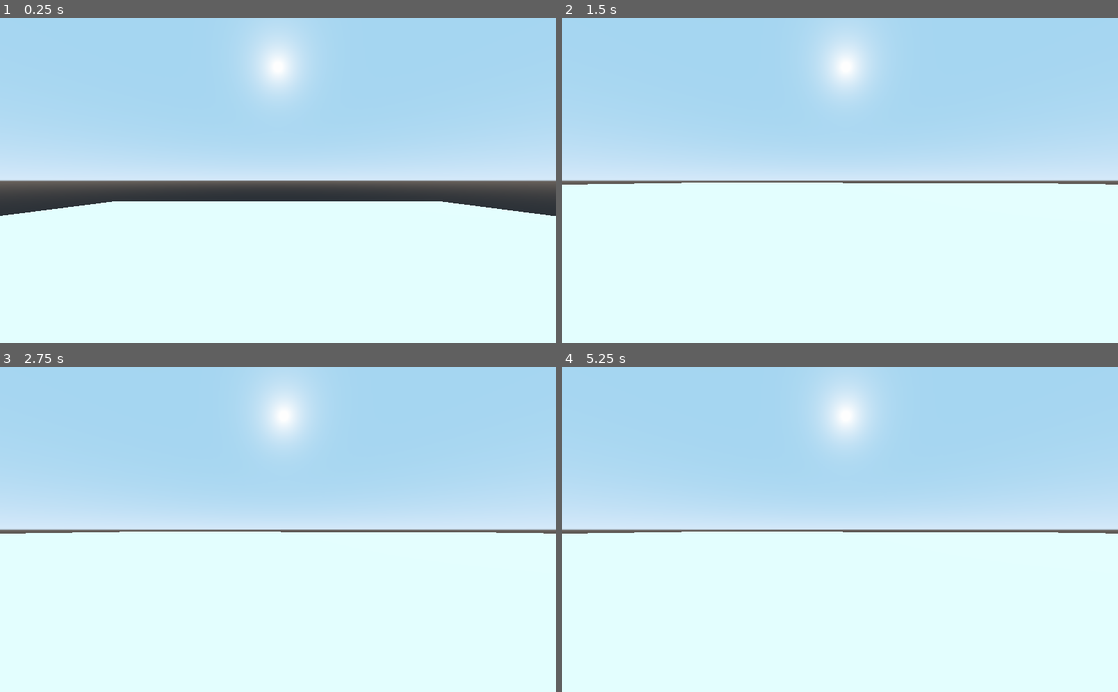
Above: before the commit, frames 1-4 (two rows, left to right).
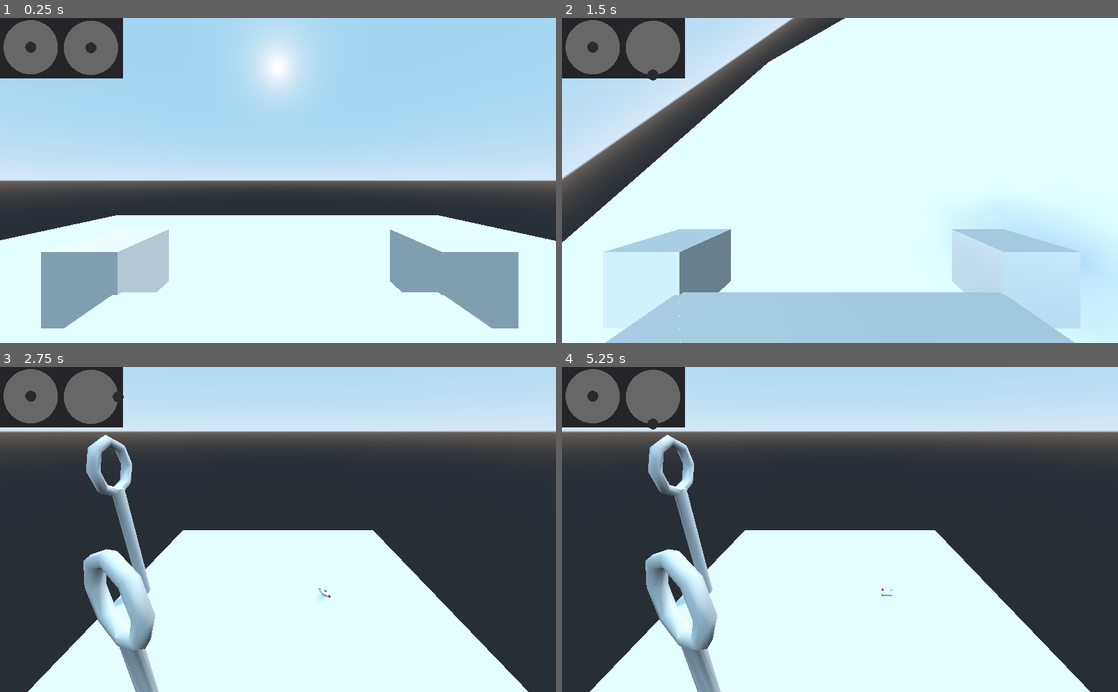
Above: after the commit, the same moments.

Repository: EmAlexander/DronePhysics
Game: Godot game, scene res://Root.tscn
The game is run twice, just before and just after one commit, with the same random seed, the same clock (stepped at 60 frames per second) and the same inputs.
Inputs:
- Up to frame 1 (0.25 s): no input
- Up to frame 2 (1.5 s): hold D (Right) 0.53-1.28 s; hold Shift (Lift) 0.53-1.28 s; tap Space (switchcams, bound only after the commit) at 0.8, 1.35 s; hold S (Backward) from 1.28 s (still down)
- Up to frame 3 (2.75 s): tap Shift (Lift) at 1.55 s; release S (Backward) at 2.03 s; hold D (Right) from 2.03 s (still down); hold X (FullStop) from 2.03 s (still down); tap Space (switchcams, bound only after the commit) at 2.3 s
- Up to frame 4 (5.25 s): release D (Right) at 2.78 s; release X (FullStop) at 2.78 s; hold W (Forward) 2.78-3.53 s; tap Shift (Lift) at 2.85, 4.35 s; hold Space (switchcams, bound only after the commit) 3.53-4.28 s; hold A (Left) 3.53-5.03 s; hold S (Backward) from 5.03 s (still down); hold Space (switchcams, bound only after the commit) from 5.03 s (still down)

The runs differ from the first frame. In frame 1, 17% of the frame differs, in the area x 0-100%, y 0-96%; in frame 2, 67%, in the area x 0-100%, y 0-100%; in frame 3, 62%; in frame 4, 62%.

Commit message:
Switched to more stable PID; Added gamepad inputs

Diff:
--- /dev/null
+++ b/ControlView.gd
@@ -0,0 +1,15 @@
+extends Panel
+
+# Called when the node enters the scene tree for the first time.
+func _ready():
+	pass # Replace with function body.
+
+# Called every frame. 'delta' is the elapsed time since the previous frame.
+func _process(delta):
+	var move = Vector2((Input.get_action_strength("Backward") - Input.get_action_strength("Forward")), (Input.get_action_strength("Right") - Input.get_action_strength("Left")))
+	var elevation = Input.get_action_strength("Down") - Input.get_action_strength("Lift")
+	var roll = Input.get_action_strength("RollRight") - Input.get_action_strength("RollLeft")
+
+	$LeftStickLimits/LeftStickAxis.position.y = elevation * 50
+	$RightStickLimits/RightStickAxis.position.x = move.y * 50
+	$RightStickLimits/RightStickAxis.position.y = move.x * 50
--- /dev/null
+++ b/ControlView.tscn
@@ -0,0 +1,42 @@
+[gd_scene load_steps=6 format=2]
+
+[ext_resource path="res://ControlView.gd" type="Script" id=1]
+
+[sub_resource type="SphereMesh" id=2]
+radius = 50.0
+height = 100.0
+
+[sub_resource type="SphereMesh" id=3]
+radius = 10.0
+height = 20.0
+
+[sub_resource type="SphereMesh" id=4]
+radius = 50.0
+height = 100.0
+
+[sub_resource type="SphereMesh" id=5]
+radius = 10.0
+height = 20.0
+
+[node name="ControlView" type="Panel"]
+margin_right = 227.0
+margin_bottom = 111.0
+script = ExtResource( 1 )
+
+[node name="LeftStickLimits" type="MeshInstance2D" parent="."]
+modulate = Color( 0.407843, 0.407843, 0.407843, 1 )
+position = Vector2( 56.603, 53.9616 )
+mesh = SubResource( 2 )
+
+[node name="LeftStickAxis" type="MeshInstance2D" parent="LeftStickLimits"]
+modulate = Color( 0.407843, 0.407843, 0.407843, 1 )
+mesh = SubResource( 3 )
+
+[node name="RightStickLimits" type="MeshInstance2D" parent="."]
+modulate = Color( 0.407843, 0.407843, 0.407843, 1 )
+position = Vector2( 167.545, 55.0936 )
+mesh = SubResource( 4 )
+
+[node name="RightStickAxis" type="MeshInstance2D" parent="RightStickLimits"]
+modulate = Color( 0.407843, 0.407843, 0.407843, 1 )
+mesh = SubResource( 5 )
--- a/Drone.gd
+++ b/Drone.gd
@@ -1,51 +1,52 @@
 extends RigidBody
+
+export (bool) var auto_roll := true
+export (float) var pitch_sensitivity := 1.0
+export (float) var yaw_sensitivty := 2.5
+export (float) var roll_sensitivty := 1.0
 
 # Called when the node enters the scene tree for the first time.
 func _ready():
 	pass # Replace with function body.
 
 var upward_force = 0.0;
+var desired_rotation = Vector3(0, 0, 0)
+
+func _integrate_forces(state):
+	var diff = rotation - desired_rotation
+
+	rotation += lerp(diff, rotation, 0.25)
+
+	#if auto_roll:
+	#	global_rotate(Vector3(0, 0, 1), lerp(global_transform.basis.get_euler().z - desired_rotation.z, 0, 1))
+
+func _input(event):
+	if event.is_action_pressed("switchcams"):
+		$Camera.current = !$Camera.current
 
 func _process(delta):
 	var forces = Vector3(0, 0, 0)
 	var applied_torque = Vector3(0, 0, 0)
 
-	if Input.is_action_pressed("Lift"):
-		upward_force += 0.05
-
-	if Input.is_action_pressed("Down"):
-		upward_force -= 0.05
-
-	if Input.is_action_pressed("Forward"):
-		applied_torque.x -= 0.001
-
-	if Input.is_action_pressed("Backward"):
-		applied_torque.x += 0.001
-
-	if Input.is_action_pressed("Left"):
-		applied_torque.y += 0.001
-
-	if Input.is_action_pressed("Right"):
-		applied_torque.y -= 0.001
-
-	if Input.is_action_pressed("RollLeft"):
-		applied_torque.z += 0.001
-
-	if Input.is_action_pressed("RollRight"):
-		applied_torque.z -= 0.001
+	var move = Vector2((Input.get_action_strength("Forward") - Input.get_action_strength("Backward")), (Input.get_action_strength("Right") - Input.get_action_strength("Left")))
+	var elevation = Input.get_action_strength("Lift") - Input.get_action_strength("Down")
+	var roll = Input.get_action_strength("RollRight") - Input.get_action_strength("RollLeft")
 
 	if Input.is_action_pressed("FullStop"):
 		upward_force = 0
 
+	if auto_roll:
+		desired_rotation.z += roll * delta * roll_sensitivty
+	else:
+		desired_rotation.z = 0
+
+	upward_force = elevation * 15
+
+	desired_rotation.y += move.y * delta * yaw_sensitivty
+	desired_rotation.x += move.x * delta * pitch_sensitivity
+
 	upward_force = clamp(upward_force, 0.0, 50)
 	forces.y += upward_force
 	forces = transform.basis.xform(forces)
-	applied_torque = transform.basis.xform(applied_torque)
-
-	print(applied_torque)
 
 	add_force(forces, Vector3(0, 0, 0))
-	#add_torque(applied_torque)
-	apply_torque_impulse(applied_torque)
-
-	print(upward_force)
--- a/Drone.tscn
+++ b/Drone.tscn
@@ -1,9 +1,17 @@
-[gd_scene load_steps=3 format=2]
+[gd_scene load_steps=6 format=2]
 
 [ext_resource path="res://Drone.gd" type="Script" id=1]
 
 [sub_resource type="BoxShape" id=1]
 extents = Vector3( 0.331159, 0.120662, 0.319739 )
+
+[sub_resource type="SpatialMaterial" id=2]
+albedo_color = Color( 0, 1, 0.109804, 1 )
+
+[sub_resource type="SpatialMaterial" id=3]
+
+[sub_resource type="SpatialMaterial" id=4]
+albedo_color = Color( 1, 0, 0, 1 )
 
 [node name="Drone" type="RigidBody"]
 script = ExtResource( 1 )
@@ -23,6 +31,7 @@
 width = 0.1
 height = 0.1
 depth = 0.1
+material = SubResource( 2 )
 
 [node name="CSGBox3" type="CSGBox" parent="CSGMesh"]
 transform = Transform( 1, 0, 0, 0, 1, 0, 0, 0, 1, 0.265178, 0.064651, -0.255603 )
@@ -35,17 +44,19 @@
 width = 0.1
 height = 0.1
 depth = 0.1
+material = SubResource( 3 )
 
 [node name="CSGBox5" type="CSGBox" parent="CSGMesh"]
 transform = Transform( 1, 0, 0, 0, 1, 0, 0, 0, 1, -0.260231, 0.064651, 0.254026 )
 width = 0.1
 height = 0.1
 depth = 0.1
+material = SubResource( 4 )
 
 [node name="DistanceToGround" type="RayCast" parent="."]
 cast_to = Vector3( 0, -5, 0 )
 
 [node name="Camera" type="Camera" parent="."]
-transform = Transform( 1, 0, 0, 0, 1, 0, 0, 0, 1, 0, 0.0220665, -0.29539 )
+transform = Transform( 1, 0, 0, 0, 1, 0, 0, 0, 1, 0, 0.208583, 0.0075396 )
 current = true
 fov = 90.0
--- a/Root.tscn
+++ b/Root.tscn
@@ -1,6 +1,7 @@
-[gd_scene load_steps=2 format=2]
+[gd_scene load_steps=3 format=2]
 
 [ext_resource path="res://Drone.tscn" type="PackedScene" id=1]
+[ext_resource path="res://ControlView.tscn" type="PackedScene" id=2]
 
 [node name="Root" type="Spatial"]
 
@@ -8,8 +9,9 @@
 use_collision = true
 
 [node name="CSGBox" type="CSGBox" parent="CSGMesh"]
+transform = Transform( 1, 0, 0, 0, 1, 0, 0, 0, 1, 0, -1.57271, 0 )
 width = 19.3327
-height = 0.0884085
+height = 1.90137
 depth = 19.6902
 
 [node name="CSGCylinder" type="CSGCylinder" parent="CSGMesh"]
@@ -42,3 +44,5 @@
 transform = Transform( 0.674451, 0.58812, 0.446352, 0, -0.604552, 0.796566, 0.738319, -0.537245, -0.407741, 0, 5.32248, 0 )
 light_energy = 0.5
 shadow_enabled = true
+
+[node name="ControlView" parent="." instance=ExtResource( 2 )]
--- a/project.godot
+++ b/project.godot
@@ -24,31 +24,31 @@
 Forward={
 "deadzone": 0.5,
 "events": [ Object(InputEventKey,"resource_local_to_scene":false,"resource_name":"","device":0,"alt":false,"shift":false,"control":false,"meta":false,"command":false,"pressed":false,"scancode":87,"unicode":0,"echo":false,"script":null)
- ]
-}
-Backward={
-"deadzone": 0.5,
-"events": [ Object(InputEventKey,"resource_local_to_scene":false,"resource_name":"","device":0,"alt":false,"shift":false,"control":false,"meta":false,"command":false,"pressed":false,"scancode":83,"unicode":0,"echo":false,"script":null)
+, Object(InputEventJoypadMotion,"resource_local_to_scene":false,"resource_name":"","device":0,"axis":3,"axis_value":-1.0,"script":null)
  ]
 }
 Left={
 "deadzone": 0.5,
 "events": [ Object(InputEventKey,"resource_local_to_scene":false,"resource_name":"","device":0,"alt":false,"shift":false,"control":false,"meta":false,"command":false,"pressed":false,"scancode":65,"unicode":0,"echo":false,"script":null)
+, Object(InputEventJoypadMotion,"resource_local_to_scene":false,"resource_name":"","device":0,"axis":2,"axis_value":-1.0,"script":null)
  ]
 }
 Right={
 "deadzone": 0.5,
 "events": [ Object(InputEventKey,"resource_local_to_scene":false,"resource_name":"","device":0,"alt":false,"shift":false,"control":false,"meta":false,"command":false,"pressed":false,"scancode":68,"unicode":0,"echo":false,"script":null)
+, Object(InputEventJoypadMotion,"resource_local_to_scene":false,"resource_name":"","device":0,"axis":2,"axis_value":1.0,"script":null)
  ]
 }
 Lift={
 "deadzone": 0.5,
 "events": [ Object(InputEventKey,"resource_local_to_scene":false,"resource_name":"","device":0,"alt":false,"shift":false,"control":false,"meta":false,"command":false,"pressed":false,"scancode":16777237,"unicode":0,"echo":false,"script":null)
+, Object(InputEventJoypadMotion,"resource_local_to_scene":false,"resource_name":"","device":0,"axis":1,"axis_value":-1.0,"script":null)
  ]
 }
 Down={
 "deadzone": 0.5,
 "events": [ Object(InputEventKey,"resource_local_to_scene":false,"resource_name":"","device":0,"alt":false,"shift":false,"control":false,"meta":false,"command":false,"pressed":false,"scancode":16777238,"unicode":0,"echo":false,"script":null)
+, Object(InputEventJoypadMotion,"resource_local_to_scene":false,"resource_name":"","device":0,"axis":1,"axis_value":1.0,"script":null)
  ]
 }
 RollLeft={
@@ -66,6 +66,17 @@
 "events": [ Object(InputEventKey,"resource_local_to_scene":false,"resource_name":"","device":0,"alt":false,"shift":false,"control":false,"meta":false,"command":false,"pressed":false,"scancode":88,"unicode":0,"echo":false,"script":null)
  ]
 }
+Backward={
+"deadzone": 0.5,
+"events": [ Object(InputEventKey,"resource_local_to_scene":false,"resource_name":"","device":0,"alt":false,"shift":false,"control":false,"meta":false,"command":false,"pressed":false,"scancode":83,"unicode":0,"echo":false,"script":null)
+, Object(InputEventJoypadMotion,"resource_local_to_scene":false,"resource_name":"","device":0,"axis":3,"axis_value":1.0,"script":null)
+ ]
+}
+switchcams={
+"deadzone": 0.5,
+"events": [ Object(InputEventKey,"resource_local_to_scene":false,"resource_name":"","device":0,"alt":false,"shift":false,"control":false,"meta":false,"command":false,"pressed":false,"scancode":32,"unicode":0,"echo":false,"script":null)
+ ]
+}
 
 [rendering]
 
